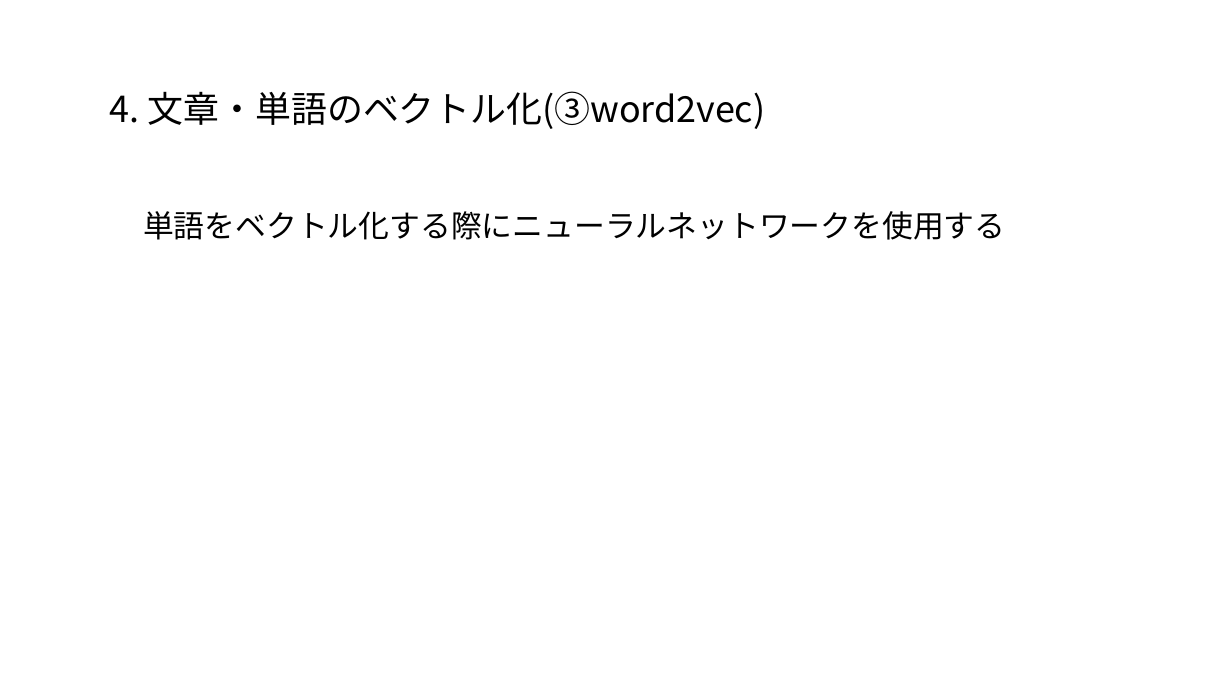
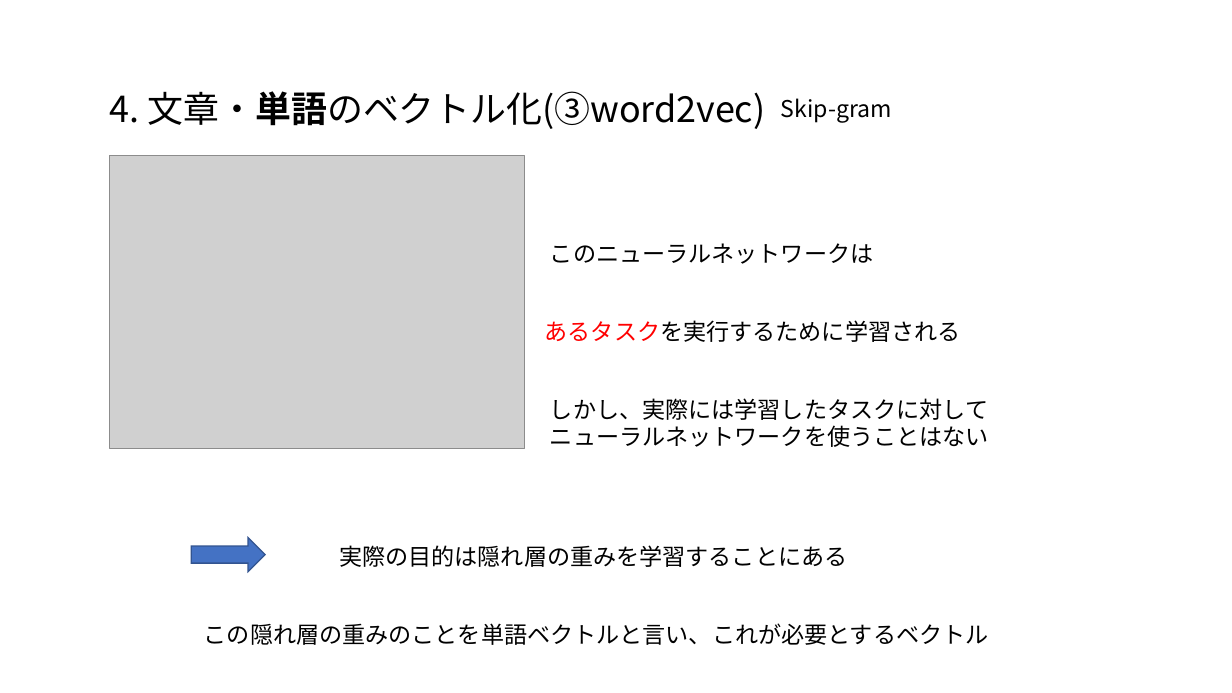
Before and after one commit to satetsu007/NLP_test, a slide deck: slide 21 of doc/NLP.pptx (slide 14 before the commit). Drawn at 1232x693 pixels with LibreOffice and Linux fonts; fonts in the diff are those of the drawing; grey boxes stand for pictures. Boxes give left, top, right and bottom in pixels: in the first picture for what was removed or moved away, otherwise in the second. Text is boxed around its words. In the diff, an @@ line names an element or a change of style, - is before the commit and + after.

```diff
--- a/doc/NLP.pptx
+++ b/doc/NLP.pptx
@@ text "4. 文章・単語のベクトル化(③word2vec)" at (110,91,766,129): bold on in "文章・単語のベクトル化(③word2vec)" @@
@@ text added at (781,98,892,123), 18 pt, text #000000 @@
+Skip-gram
@@ picture added at (110,155,525,448) @@
@@ text at (550,243,873,264): text changed; size 24 to 18 pt @@
-単語をベクトル化する際にニューラルネットワークを使用する
+このニューラルネットワークは
@@ text added at (545,320,961,342), 18 pt, text #000000 @@
+あるタスクを実行するために学習される
@@ text added at (550,398,989,447), 18 pt, text #000000 @@
+しかし、実際には学習したタスクに対して
+ニューラルネットワークを使うことはない
@@ right arrow added at (191,538,265,572), fill #4472C4, outline #325491 1 pt @@
@@ text added at (339,545,847,567), 18 pt, text #000000 @@
+実際の目的は隠れ層の重みを学習することにある
@@ text added at (204,623,989,645), 18 pt, text #000000 @@
+この隠れ層の重みのことを単語ベクトルと言い、これが必要とするベクトル
```
Also in this commit, not shown: 4 other slides changed, 29 slides added, 1 other file.
